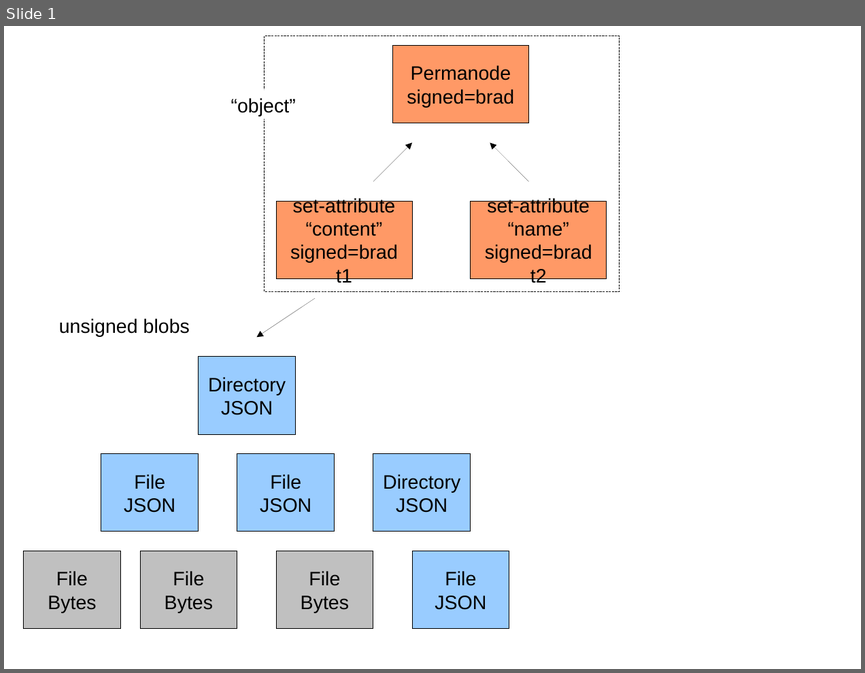
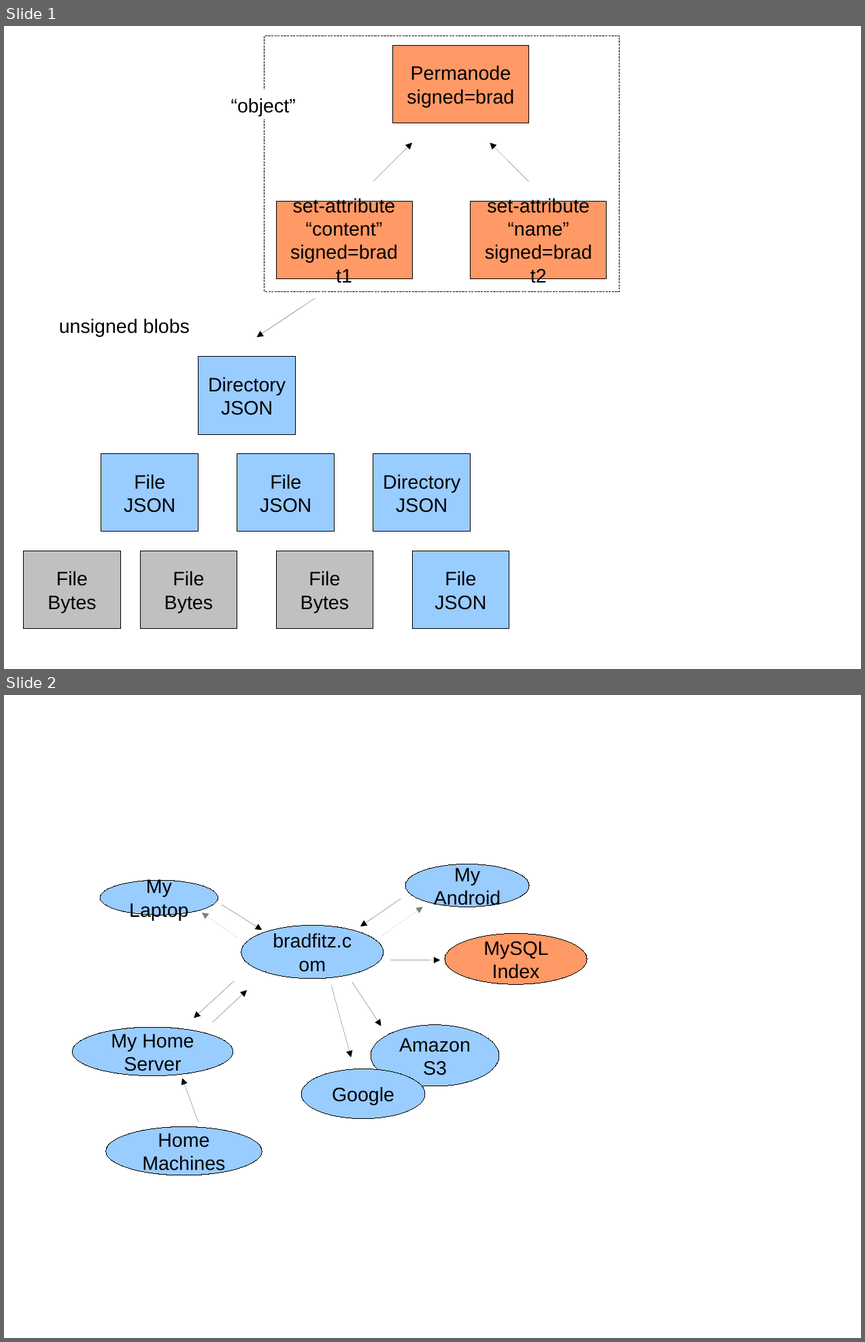
Before and after one commit to perkeep/perkeep, a slide deck: talks/2011-05-07-Camlistore-Sao-Paolo/diagrams.odp. Shown one above the other, each under a label of ours: slide 1 before the commit, slides 1 and 2 after it. The pictures are 865x673 and 865x1342 pixels, drawn with LibreOffice and Linux fonts; fonts in the diff are those of the drawing. Boxes give left, top, right and bottom in pixels: in the first picture for what was removed or moved away, otherwise in the second. Text is boxed around its words. In the diff, an @@ line names an element or a change of style, - is before the commit and + after.

Commit message:
more slides

```diff
--- a/talks/2011-05-07-Camlistore-Sao-Paolo/diagrams.odp
+++ b/talks/2011-05-07-Camlistore-Sao-Paolo/diagrams.odp
@@ slide 2 added at box(4, 695, 861, 1338), background #FFFFFF @@
@@ ellipse added at box(405, 864, 529, 906), fill #99CCFF, outline #000000 0 pt, 18 pt, text #000000 @@
+My Android
@@ ellipse added at box(101, 880, 219, 915), fill #99CCFF, outline #000000 0 pt, 18 pt, text #000000 @@
+My Laptop
@@ arrow added from (237, 937) to (201, 913), #808080 0 pt @@
@@ arrow added from (222, 904) to (262, 930), #000000 0 pt @@
@@ arrow added from (400, 899) to (360, 927), #000000 0 pt @@
@@ arrow added from (383, 936) to (423, 906), #808080 0 pt @@
@@ ellipse added at box(241, 925, 383, 979), fill #99CCFF, outline #000000 0 pt, 18 pt, text #000000 @@
+bradfitz.com
@@ ellipse added at box(445, 934, 587, 984), fill #FF9966, outline #000000 0 pt, 18 pt, text #000000 @@
+MySQL Index
@@ arrow added from (390, 960) to (440, 960), #000000 0 pt @@
@@ arrow added from (234, 981) to (194, 1018), #000000 0 pt @@
@@ arrow added from (212, 1022) to (247, 989), #000000 0 pt @@
@@ arrow added from (331, 986) to (351, 1057), #000000 0 pt @@
@@ arrow added from (352, 982) to (381, 1026), #000000 0 pt @@
@@ ellipse added at box(73, 1027, 233, 1076), fill #99CCFF, outline #000000 0 pt, 18 pt, text #000000 @@
+My Home Server
@@ ellipse added at box(371, 1025, 499, 1086), fill #99CCFF, outline #000000 0 pt, 18 pt, text #000000 @@
+Amazon S3
@@ arrow added from (198, 1122) to (182, 1079), #000000 0 pt @@
@@ ellipse added at box(301, 1069, 425, 1119), fill #99CCFF, outline #000000 0 pt, 18 pt, text #000000 @@
+Google
@@ ellipse added at box(106, 1127, 262, 1174), fill #99CCFF, outline #000000 0 pt, 18 pt, text #000000 @@
+Home Machines
```
Also in this commit, not shown: 2 other files.
